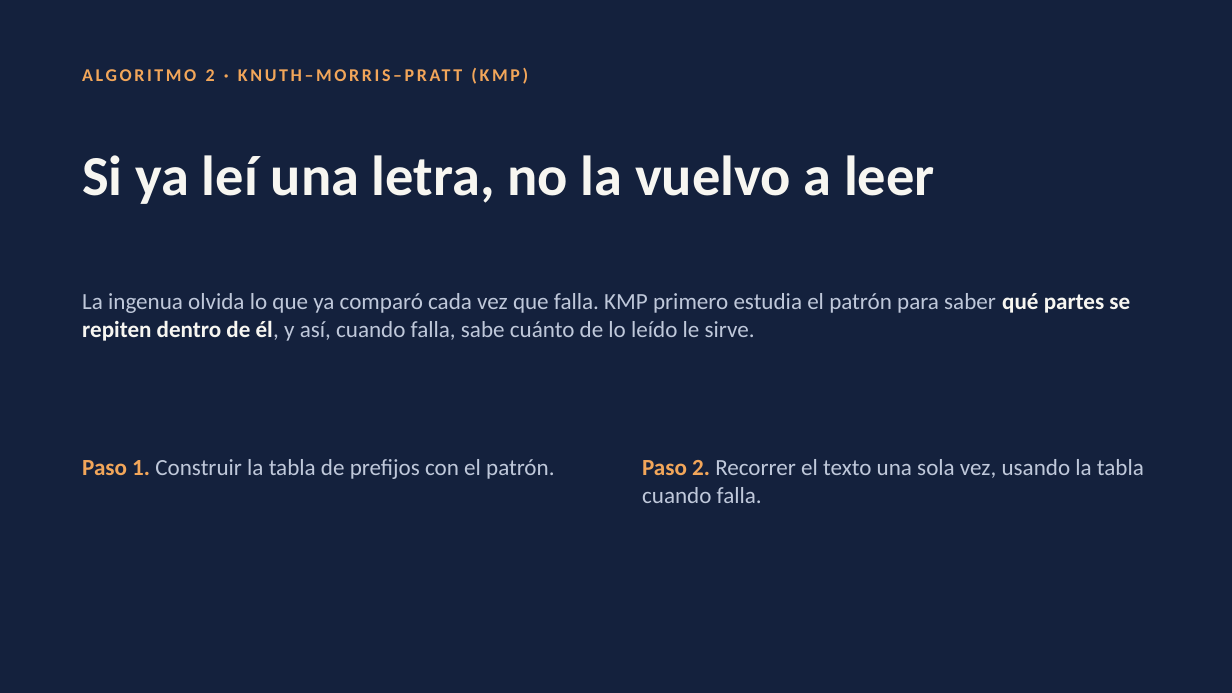
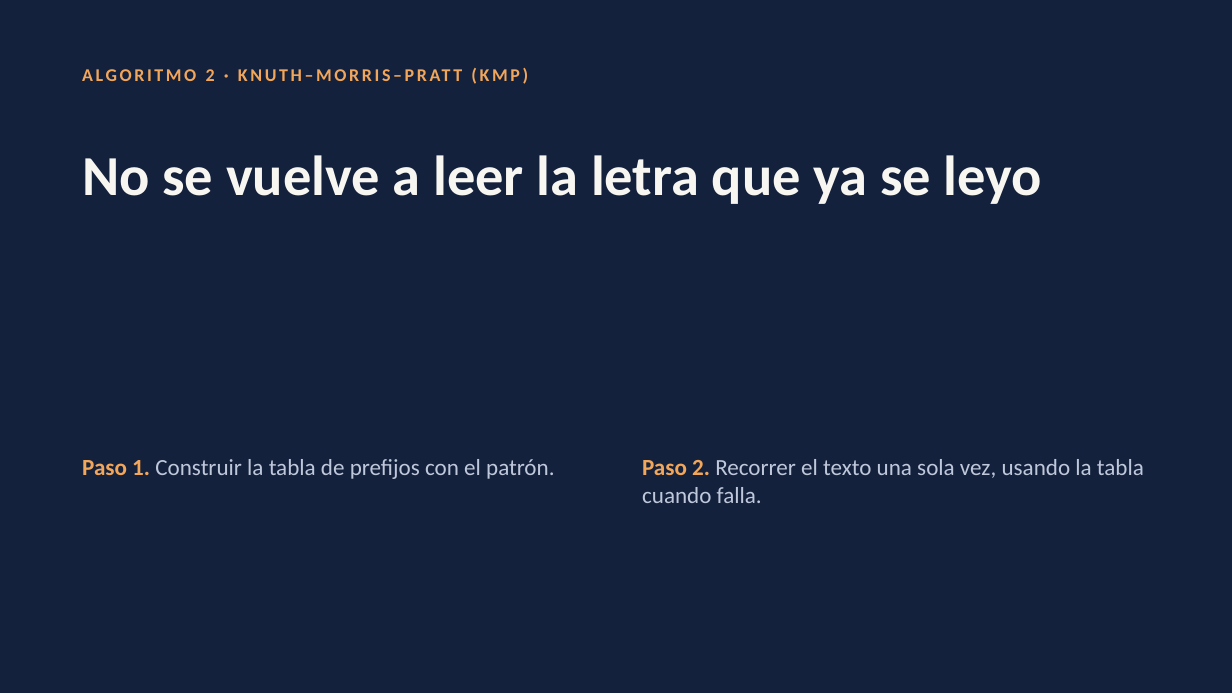
Before and after one commit to rolandramirez491/busqueda-patrones-adn, a slide deck: slide 8 of Presentacion_Busqueda_Patrones.pptx (slide 5 before the commit). Drawn at 1232x693 pixels with LibreOffice and Linux fonts; fonts in the diff are those of the drawing. Boxes give left, top, right and bottom in pixels: in the first picture for what was removed or moved away, otherwise in the second. Text is boxed around its words. In the diff, an @@ line names an element or a change of style, - is before the commit and + after.

```diff
--- a/Presentacion_Busqueda_Patrones.pptx
+++ b/Presentacion_Busqueda_Patrones.pptx
@@ text at (x1=82, y1=155, x2=1042, y2=204): text changed @@
-Si ya leí una letra, no la vuelvo a leer
+No se vuelve a leer la letra que ya se leyo
@@ text removed at (x1=82, y1=293, x2=1130, y2=341) @@
-La ingenua olvida lo que ya comparó cada vez que falla. KMP primero estudia el patrón para saber qué partes se repiten dentro de él, y así, cuando falla, sabe cuánto de lo leído le sirve.
```
Also in this commit, not shown: 7 other slides changed, 29 slides added, 1 slide removed, 1 other file.
